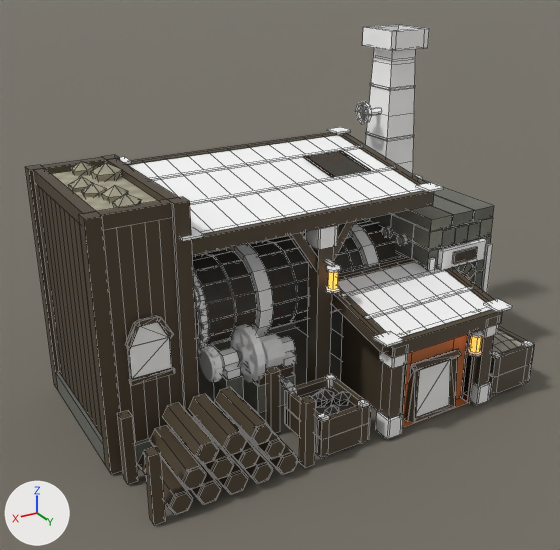
Renders of the Blender file src/DeepFrontier/Art/Source/CementKiln-Game.blend from each side of a commit.
The view is the same before and after, from a 50 mm camera at (1.83, 5.34, 4.91) aimed at (-2.24, -1.43, 1.52). Lighting does not change. The marker at lower left points along +X, +Y and +Z. The older version comes first. Mesh edges are drawn as thin lines on the coarser meshes.

In view in the first picture: '#ReferenceKilnBarrel', '#ReferenceKilnDriveWheel', '#ReferenceKilnPinion', 'CementKiln.Architecture', 'CementKiln.Door.GroundDoor', 'Plane' and 1 more.
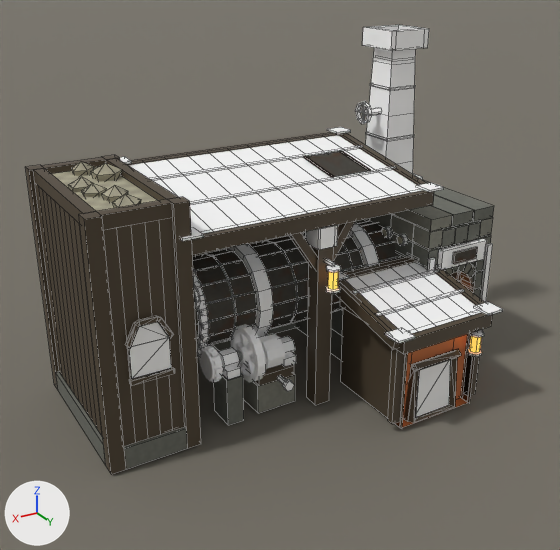
Where the change shows, as pixel boxes (x1, y1, x2, y2) in the pictures (560 x 550 px; the box of a moved part takes in the faces that stretch with it):
'CementKiln.Architecture', reshaped (6% narrower, 10% shorter): before (25, 25, 535, 525); after (25, 25, 503, 474)
part 1 of me_cementkiln_architecture, moved or reshaped: before (347, 275, 426, 335); after (346, 277, 418, 334)
part 2 of me_cementkiln_architecture, moved or reshaped: before (366, 270, 445, 329); after (358, 272, 435, 332)
part 3 of me_cementkiln_architecture, moved or reshaped: before (383, 266, 462, 323); after (375, 268, 453, 326)
part 4 of me_cementkiln_architecture, moved or reshaped: before (401, 262, 480, 318); after (392, 264, 471, 321)
part 5 of me_cementkiln_architecture, moved or reshaped: before (418, 262, 490, 312); after (408, 262, 480, 315)
part 6 of me_cementkiln_architecture, moved or reshaped: before (332, 289, 388, 353); after (335, 279, 399, 350)
part 7 of me_cementkiln_architecture, moved or reshaped: before (445, 267, 494, 303); after (435, 267, 485, 306)
part 8 of me_cementkiln_architecture, added: after (396, 312, 493, 354)
part 9 of me_cementkiln_architecture, moved or reshaped: before (373, 331, 404, 347); after (385, 328, 415, 344)
part 10 of me_cementkiln_architecture, added: after (344, 257, 417, 280)
part 11 of me_cementkiln_architecture, moved or reshaped (not visible before): after (338, 271, 349, 281)
part 12 of me_cementkiln_architecture, added: after (376, 289, 465, 316)
part 13 of me_cementkiln_architecture, added: after (353, 270, 439, 294)
part 14 of me_cementkiln_architecture, deleted: before (117, 257, 535, 525)
part 15 of me_cementkiln_architecture, reshaped: before (490, 340, 534, 396); after (474, 302, 503, 316)
part 16 of me_cementkiln_architecture, surface changed: before (341, 316, 477, 415); after (340, 299, 482, 429)

The change, as a diff of the scene's bpy script:
```diff
--- a/src/DeepFrontier/Art/Source/CementKiln-Game.blend.py
+++ b/src/DeepFrontier/Art/Source/CementKiln-Game.blend.py
@@ me_cementkiln_architecture @@
 # used by ob_cementkiln_architecture; parent = ob_industrialgridorigin; location = (0.0, 0.0, 0.0)
-me_cementkiln_architecture.from_pydata(...)  # 3785 vertices, 2308 faces; spans x -5.0..0.0, y -2.0..1.0, z 0.0..3.94
+me_cementkiln_architecture.from_pydata(...)  # 3053 vertices, 1840 faces; spans x -5.0..0.0, y -2.0..1.0, z 0.0..3.94
+# me_cementkiln_architecture part 1: the loose piece of 4 vertices spanning x -3.24..-2.99, y -0.28..0.89, z 1.16..1.4 is moved by (0.11, 0.0, 0.0)
+# me_cementkiln_architecture part 2: the loose piece of 4 vertices spanning x -3.5..-3.24, y -0.28..0.89, z 1.16..1.4 is moved by (0.12, 0.0, 0.0)
+# me_cementkiln_architecture part 3: the loose piece of 4 vertices spanning x -3.76..-3.5, y -0.28..0.89, z 1.16..1.4 is moved by (0.13, 0.0, 0.0)
+# me_cementkiln_architecture part 4: the loose piece of 4 vertices spanning x -4.01..-3.76, y -0.28..0.89, z 1.16..1.4 is moved by (0.14, 0.0, 0.0)
+# me_cementkiln_architecture part 5: the loose piece of 4 vertices spanning x -4.27..-4.01, y -0.28..0.89, z 1.16..1.4 is moved by (0.15, 0.0, 0.0)
+# me_cementkiln_architecture part 6: the loose piece of 8 vertices spanning x -2.8..-2.66, y -0.29..0.9, z 1.04..1.41 is moved by (-0.15, 0.0, 0.0)
+# me_cementkiln_architecture part 7: the loose piece of 8 vertices spanning x -4.34..-4.2, y -0.29..0.9, z 1.04..1.41 is moved by (0.15, 0.0, 0.0)
+# me_cementkiln_architecture part 8: a new loose piece, a box spanning x -4.12..-2.88, y 0.81..0.97, z 1.0..1.17, in mat_basewood_darkbrown_ironteeth (its picture is missing)
+# me_cementkiln_architecture part 9: the loose piece of 8 vertices spanning x -2.84..-2.62, y 0.78..1.0, z 1.18..1.2 is moved by (-0.15, 0.0, 0.0)
+# me_cementkiln_architecture part 10: a new loose piece, a box spanning x -4.12..-2.88, y -0.36..-0.2, z 1.25..1.41, in mat_basewood_darkbrown_ironteeth (its picture is missing)
+# me_cementkiln_architecture part 11: the loose piece of 8 vertices spanning x -2.84..-2.62, y -0.39..-0.17, z 1.42..1.44 is moved by (-0.15, 0.0, 0.0)
+# me_cementkiln_architecture part 12: a new loose piece, a box spanning x -4.12..-2.88, y 0.45..0.511, z 1.245..1.263, in mat_basemetal_ironteeth (its picture is missing)
+# me_cementkiln_architecture part 13: a new loose piece, a box spanning x -4.12..-2.88, y 0.018..0.078, z 1.334..1.352, in mat_basemetal_ironteeth (its picture is missing)
+# me_cementkiln_architecture part 14: 83 loose pieces with 757 vertices, spanning x -4.95..-0.09, y -0.39..1.0, z 0.0..1.44, are deleted
+# me_cementkiln_architecture part 15
+# 12 vertices are removed from x -4.95..-4.31, y 0.13..0.9, z 0.0..0.54
+# 19 faces are deleted
+# 12 vertices move from x -4.95..-4.31, y 0.13..0.9, z 0.0..0.54 to x -4.23..-4.01, y -0.39..1.0, z 1.18..1.42
+# 5 vertices are added at (-4.01, -0.17, 1.44), (-4.23, -0.17, 1.44), (-4.23, -0.39, 1.44), (-4.01, -0.39, 1.44), (-4.0, 0.84, 0.93)
+# 11 new faces join them, mat_basemetal_ironteeth (its picture is missing)
+# me_cementkiln_architecture part 16: 27 kept faces spanning x -4.11..-2.89, y -0.28..0.89, z 0.0..1.36 get new texture (UV) coordinates
+# other edits to the shape of me_cementkiln_architecture do not show in these pictures
 me_cementkiln_architecture.materials.append(mat_basewood_darkbrown_ironteeth)
@@ me_cementkiln_architecture @@
 me_cementkiln_architecture.materials.append(mat_dfindustrial17)
-me_cementkiln_architecture.materials.append(mat_dfindustrial19)
 me_cementkiln_architecture.materials.append(mat_dfindustrial20)
```
